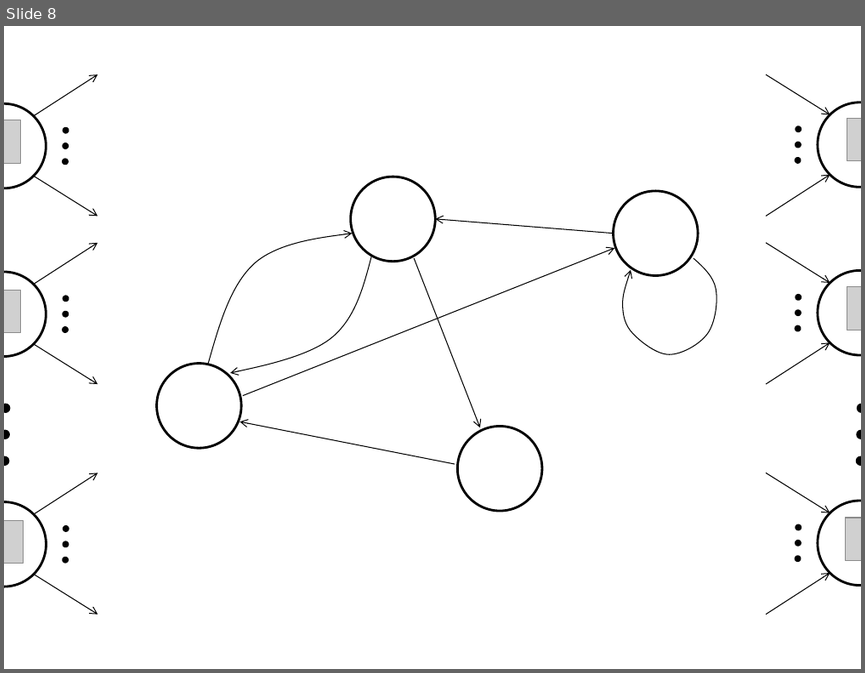
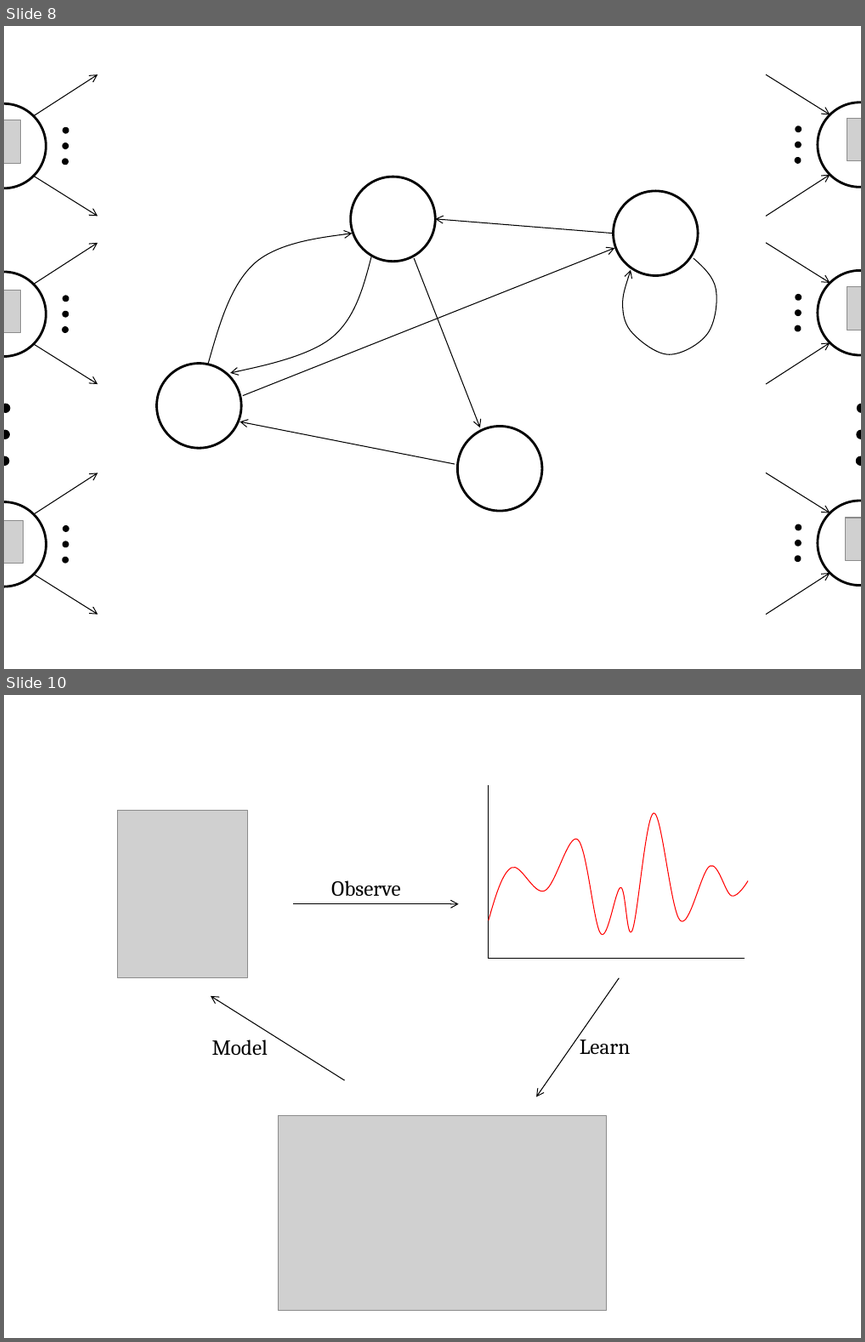
Before and after one commit to darksigma/darksigma.github.io, a slide deck: _site/figures.pptx. Shown one above the other, each under a label of ours: slide 8 before the commit, slides 8 and 10 after it; the slides between them are not shown. The pictures are 865x673 and 865x1342 pixels, drawn with LibreOffice and Linux fonts; fonts in the diff are those of the drawing; grey boxes stand for pictures. Boxes give left, top, right and bottom in pixels: in the first picture for what was removed or moved away, otherwise in the second. Text is boxed around its words. In the diff, an @@ line names an element or a change of style, - is before the commit and + after.

```diff
--- a/_site/figures.pptx
+++ b/_site/figures.pptx
@@ slide 10 added at (4,695,861,1338), background #FFFFFF @@
@@ line added from (488, 785) to (488, 959), #000000 0.75 pt @@
@@ picture added at (117,811,247,979) @@
@@ freeform shape added at (488,813,748,935), outline #FF0000 0.75 pt @@
@@ text added at (331,880,401,896), 18 pt, text #000000 @@
+Observe
@@ arrow added from (294, 904) to (459, 904), #000000 0.75 pt @@
@@ line added from (488, 959) to (744, 959), #000000 0.75 pt @@
@@ arrow added from (344, 1081) to (211, 996), #000000 0.75 pt @@
@@ arrow added from (619, 978) to (536, 1097), #000000 0.75 pt @@
@@ text added at (212,1039,268,1055), 18 pt, text #000000 @@
+Model
@@ text added at (579,1034,630,1054), 18 pt, text #000000 @@
+Learn
@@ picture added at (279,1116,607,1310) @@
```
Also in this commit, not shown: 4 other slides added, 5 other files.
